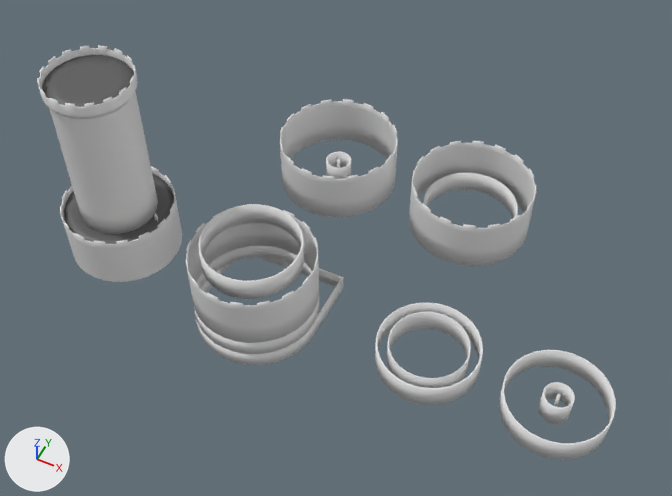
What one commit did to the Blender file Assets/Meshes/Blender Files/Tower.blend.
Before and after are seen from a 50 mm camera at (54.3, -79.6, 117.3) aimed at (11.4, 6.2, 10.1). The axes (+X, +Y, +Z) are drawn at lower left. The lights are the same throughout.

In view in the first picture: 'Basement', 'Basement.001', 'Basement.002', 'Basement.003', 'Basement.004', 'Basement.005', 'Basement.007', 'Basement.008', 'Dungeon', 'Ground Floor', 'Ground Floor.001', 'Ground Floor.002', 'Walls'.
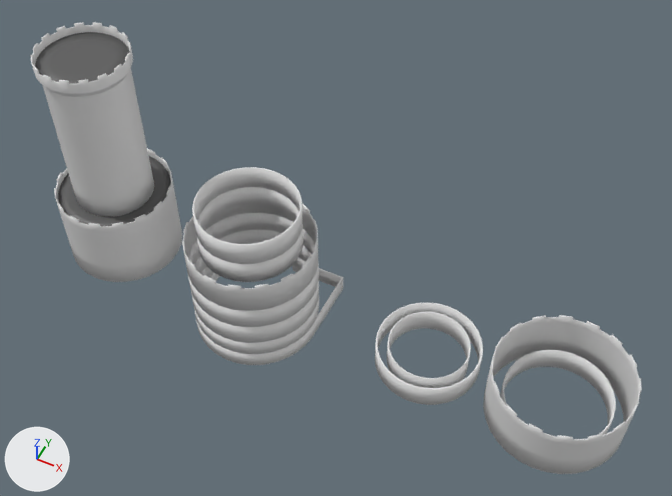
Location of each change, [x1, y1, x2, y2] in pixels of the pictures (672 x 496 px):
'Walls', reshaped, moved (10% taller): before [37, 45, 182, 282]; after [31, 22, 182, 282]
'Ground Floor.002', moved: before [409, 140, 536, 266]; after [483, 315, 642, 474]
'Ground Floor.001', reshaped, moved (8% wider): before [280, 99, 398, 217]; after [191, 229, 319, 343]
'Ground Floor', reshaped, moved: before [185, 210, 319, 343]; after [182, 203, 319, 311]
'Basement.003', moved: before [499, 350, 616, 459]; after [192, 167, 303, 264]
'Basement.002', moved: before [198, 204, 304, 299]; after [196, 187, 303, 282]
'Basement.001', moved: before [423, 173, 518, 219]; after [500, 350, 616, 435]
'Ground Floor.003', added: after [188, 213, 319, 327]
'Basement.008', deleted: before [538, 382, 575, 424]
'Basement.007', deleted: before [326, 152, 351, 179]
part 1 of me_plane_001, added: after [68, 218, 182, 282]
part 2 of me_plane_006, deleted: before [191, 229, 319, 343]
part 3 of me_plane_015, deleted: before [280, 99, 398, 201]

Edits to the bpy script that builds the scene:
```text
Change me_plane_001:
    used by ob_walls; location = (-25.1, 0.0, 0.0)
    remove me_plane_001.from_pydata(...)  # 854 vertices, 718 faces, 32 loose edges; spans x -9.0..9.0, y -9.0..9.0, z 0.0..35.0
    add me_plane_001.from_pydata(...)  # 888 vertices, 752 faces, 32 loose edges; spans x -9.0..9.0, y -9.0..9.0, z -4.0..35.0
    me_plane_001 part 1
    34 new vertices lie (0.0, 0.0, -4.0) away from vertices in x -9.0..9.0, y -9.0..9.0, z 0.0
    34 new faces join them, mat_stonewall (white #e7e7e7)
Change me_plane_006:
    used by ob_ground_floor; location = (0.0, 0.0, 0.0)
    remove me_plane_006.from_pydata(...)  # 160 vertices, 112 faces; spans x -10.0..10.0, y -10.0..10.0, z 0.0..9.5
    add me_plane_006.from_pydata(...)  # 128 vertices, 80 faces; spans x -10.0..10.0, y -10.0..10.0, z 4.0..9.5
    me_plane_006 part 2
    32 vertices are removed from x -10.0..10.0, y -10.0..10.0, z 0.0
    32 faces are deleted
Change me_plane_015:
    used by ob_ground_floor_001; location = (0.0, 30.0, 0.0)
    remove me_plane_015.from_pydata(...)  # 160 vertices, 112 faces; spans x -10.0..10.0, y -10.0..10.0, z 0.0..9.5
    add me_plane_015.from_pydata(...)  # 64 vertices, 32 faces; spans x -10.0..10.0, y -10.0..10.0, z 0.0..4.0
    me_plane_015 part 3
    96 vertices are removed from x -10.0..10.0, y -10.0..10.0, z 8.0..9.5
    80 faces are deleted
Add me_plane_005:
    me_plane_005.from_pydata(...)  # 64 vertices, 32 faces; spans x -10.0..10.0, y -10.0..10.0, z 0.0..4.0
    me_plane_005.polygons.foreach_set('use_smooth', [True] * 32)
    me_plane_005.materials.append(mat_stonewall)  # white #e7e7e7
Change ob_walls:
    ob_walls.location: (-25.1, 0.0, 0.0) -> (-25.1, 0.0, 4.0)
Change ob_ground_floor:
    ob_ground_floor.location: (0.0, 0.0, 0.0) -> (0.0, 0.0, 4.0)
Change ob_basement_002:
    ob_basement_002.location: (0.0, 0.0, 8.0) -> (0.0, 0.0, 12.0)
Change ob_ground_floor_001:
    ob_ground_floor_001.location: (0.0, 30.0, 0.0) -> (0.0, 0.0, 0.0)
Change ob_ground_floor_002:
    ob_ground_floor_002.location: (25.0, 30.0, 0.0) -> (50.0, 0.0, 0.0)
Change ob_basement_001:
    ob_basement_001.location: (25.0, 30.0, 0.0) -> (50.0, 0.0, 0.0)
Change ob_basement_003:
    ob_basement_003.location: (50.0, 0.0, 0.0) -> (0.0, 0.0, 16.0)
Remove ob_basement_008:
    ob_basement_008 = bpy.data.objects.new('Basement.008', me_plane_020)
    ob_basement_008.location = (50.0, 0.0, 0.0)
    _m = ob_basement_008.modifiers.new('Solidify', 'SOLIDIFY')
    _m.thickness = 0.25
    _m.offset = 1.0
    _m.use_even_offset = True
Remove ob_basement_007:
    ob_basement_007 = bpy.data.objects.new('Basement.007', me_plane_021)
    ob_basement_007.location = (0.0, 30.0, 0.0)
    _m = ob_basement_007.modifiers.new('Solidify', 'SOLIDIFY')
    _m.thickness = 0.25
    _m.offset = 1.0
    _m.use_even_offset = True
Add ob_ground_floor_003:
    ob_ground_floor_003 = bpy.data.objects.new('Ground Floor.003', me_plane_005)
    ob_ground_floor_003.location = (0.0, 0.0, 4.0)
    _m = ob_ground_floor_003.modifiers.new('Solidify', 'SOLIDIFY')
    _m.thickness = 0.25
    _m.offset = 1.0
    _m.use_even_offset = True
    _m.bevel_convex = 0.5
```
